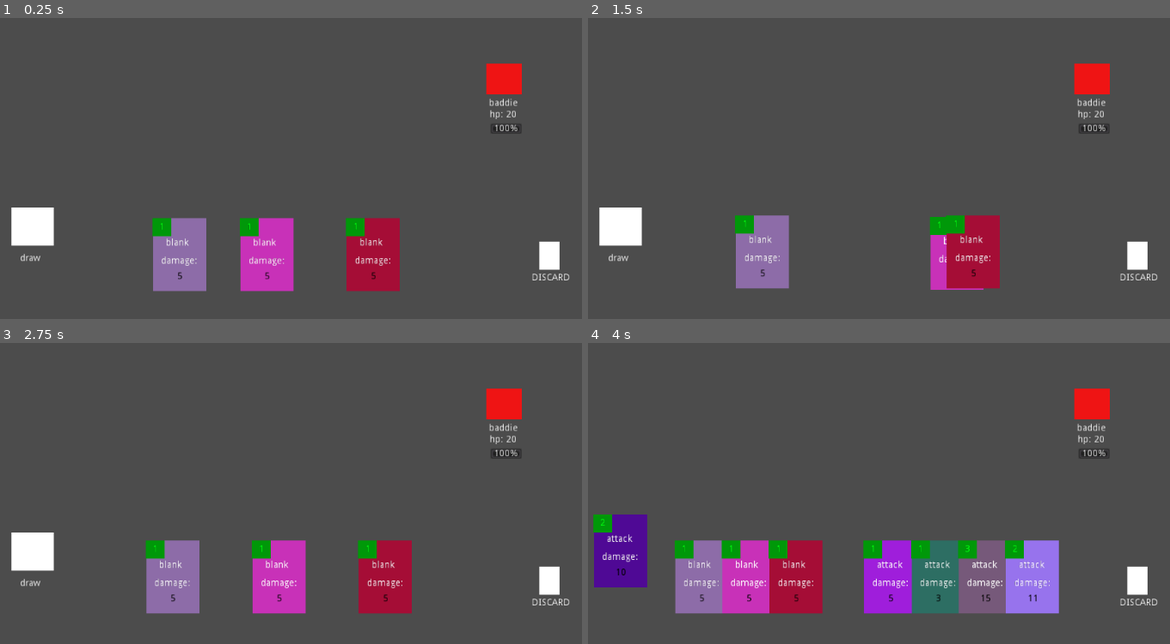
Above: before the commit, frames 1-4 (two rows, left to right).
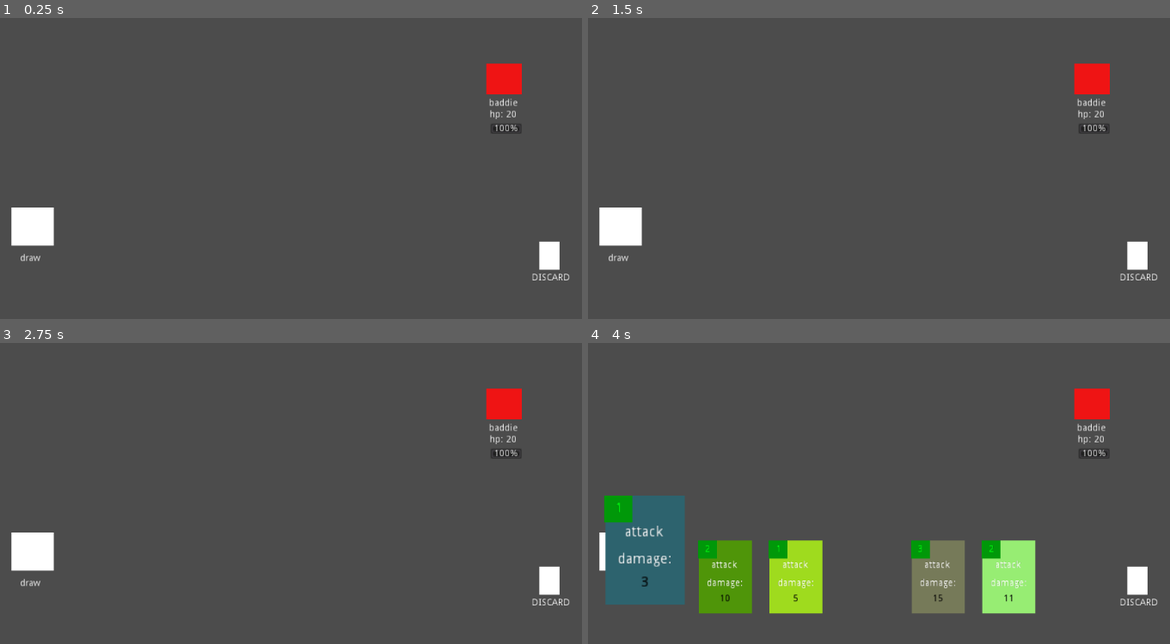
Above: after the commit, the same moments.

Repository: dam13n/dof
Game: Godot game, scene res://world.tscn
The game is run twice, just before and just after one commit, with the same random seed, the same clock (stepped at 60 frames per second) and the same inputs.
Inputs (mouse positions are in pixels of both pictures, inside the frame that each line leads up to):
- Up to frame 1 (0.25 s): no input
- Up to frame 2 (1.5 s): drag from (762, 252) to (1135, 255) at 0.52 s; drag from (867, 252) to (1135, 255) at 1.27 s
- Up to frame 3 (2.75 s): move the mouse to (384, 577) at 2.02 s; click (384, 577) at 2.17 s
- Up to frame 4 (4 s): tap Enter at 2.75 s; drag from (622, 550) to (1094, 403) at 2.77 s; drag from (844, 577) to (622, 550) at 3.52 s

The runs differ from the first frame. In frame 1, 6.8% of the frame differs, in the area x 26-69%, y 66-91%; in frame 2, 5.2%; in frame 3, 6.8%; in frame 4, 19%, in the area x 0-81%, y 50-91%.

Commit message:
Card/Hand cleanup

Diff:
--- a/card.gd
+++ b/card.gd
@@ -1,6 +1,7 @@
 extends KinematicBody2D
 
 var is_hovering = false
+var is_scaled_up = false
 var pos = Vector2()
 var grabbed = false
 var local_mouse_pos = Vector2()
@@ -20,20 +21,27 @@
 	connect("mouse_entered", self, "_mouse_over", [true])
 	connect("mouse_exited",  self, "_mouse_over", [false])
 #	print(get_viewport().get_size())
-	$CardName.text = card_name
-	$Cost.text = str(cost)
-	$Damage.text = str(damage)
+	$Display/CardName.text = card_name
+	$Display/Cost.text = str(cost)
+	$Display/Damage.text = str(damage)
 	var redness = rand_range(0,1)
 	var blueness = rand_range(0,1)
 	var greenness = rand_range(0,1)
-	$Background.color = Color(redness, blueness, greenness, 1)
+	$Display/Background.color = Color(redness, greenness, blueness, 1)
 
 
 func _mouse_over(over):
 	if over == true:
 		is_hovering = true
+		$Display.apply_scale(Vector2(1.5,1.5))
+		is_scaled_up = true
+		$Display.z_index = 10
 	else:
 		is_hovering = false
+		if is_scaled_up == true:
+			$Display.apply_scale(Vector2(0.66666,0.66666))
+			is_scaled_up = false
+			$Display.z_index = 1
 
 
 func _input(event):
@@ -53,6 +61,10 @@
 		_move_by_mouse()
 
 func reset_position():
+	if is_scaled_up == true:
+		$Display.apply_scale(Vector2(0.66666,0.66666))
+		is_scaled_up = false
+		$Display.z_index = 1
 	move_to_destination = true
 
 func _physics_process(delta):
--- a/card.tscn
+++ b/card.tscn
@@ -1,11 +1,6 @@
 [gd_scene load_steps=4 format=2]
 
 [ext_resource path="res://card.gd" type="Script" id=1]
-
-[sub_resource type="RectangleShape2D" id=1]
-
-custom_solver_bias = 0.0
-extents = Vector2( 40.0082, 54.8255 )
 
 [sub_resource type="StyleBoxFlat" id=2]
 
@@ -35,6 +30,11 @@
 anti_aliasing = true
 anti_aliasing_size = 1
 
+[sub_resource type="RectangleShape2D" id=1]
+
+custom_solver_bias = 0.0
+extents = Vector2( 40.0082, 54.8255 )
+
 [node name="Card" type="KinematicBody2D" index="0"]
 
 self_modulate = Color( 1, 1, 1, 0 )
@@ -47,7 +47,11 @@
 script = ExtResource( 1 )
 _sections_unfolded = [ "Collision", "Pickable", "Transform", "Visibility", "Z Index", "collision" ]
 
-[node name="Background" type="ColorRect" parent="." index="0"]
+[node name="Display" type="Node2D" parent="." index="0"]
+
+_sections_unfolded = [ "Transform" ]
+
+[node name="Background" type="ColorRect" parent="Display" index="0"]
 
 anchor_left = 0.0
 anchor_top = 0.0
@@ -65,14 +69,7 @@
 color = Color( 0, 0, 0, 1 )
 _sections_unfolded = [ "Anchor", "Focus", "Mouse", "Rect", "Visibility" ]
 
-[node name="CollisionShape2D" type="CollisionShape2D" parent="." index="1"]
-
-visible = false
-position = Vector2( 3.05154, -2.12785 )
-shape = SubResource( 1 )
-_sections_unfolded = [ "Material", "Transform", "Visibility" ]
-
-[node name="CardName" type="Label" parent="." index="2"]
+[node name="CardName" type="Label" parent="Display" index="1"]
 
 anchor_left = 0.0
 anchor_top = 0.0
@@ -94,7 +91,7 @@
 max_lines_visible = -1
 _sections_unfolded = [ "Visibility", "custom_colors" ]
 
-[node name="DamageLabel" type="Label" parent="." index="3"]
+[node name="DamageLabel" type="Label" parent="Display" index="2"]
 
 anchor_left = 0.0
 anchor_top = 0.0
@@ -113,7 +110,7 @@
 lines_skipped = 0
 max_lines_visible = -1
 
-[node name="Cost" type="Label" parent="." index="4"]
+[node name="Cost" type="Label" parent="Display" index="3"]
 
 self_modulate = Color( 0, 1, 0.0625, 1 )
 anchor_left = 0.0
@@ -138,16 +135,16 @@
 max_lines_visible = -1
 _sections_unfolded = [ "Visibility", "custom_styles" ]
 
-[node name="Damage" type="Label" parent="." index="5"]
+[node name="Damage" type="Label" parent="Display" index="4"]
 
 self_modulate = Color( 0, 0, 0, 1 )
 anchor_left = 0.0
 anchor_top = 0.0
 anchor_right = 0.0
 anchor_bottom = 0.0
-margin_left = -16.0
+margin_left = -17.0
 margin_top = 23.0
-margin_right = 24.0
+margin_right = 23.0
 margin_bottom = 37.0
 rect_pivot_offset = Vector2( 0, 0 )
 mouse_filter = 2
@@ -161,3 +158,10 @@
 lines_skipped = 0
 max_lines_visible = -1
 _sections_unfolded = [ "Size Flags", "Visibility" ]
+
+[node name="CollisionShape2D" type="CollisionShape2D" parent="." index="1"]
+
+visible = false
+position = Vector2( 3.05154, -2.12785 )
+shape = SubResource( 1 )
+_sections_unfolded = [ "Material", "Transform", "Visibility" ]
--- a/hand.tscn
+++ b/hand.tscn
@@ -1,9 +1,8 @@
-[gd_scene load_steps=3 format=2]
+[gd_scene load_steps=2 format=2]
 
 [ext_resource path="res://hand.gd" type="Script" id=1]
-[ext_resource path="res://card.tscn" type="PackedScene" id=2]
 
-[node name="Hand" type="HBoxContainer" index="0"]
+[node name="Hand" type="HBoxContainer"]
 
 anchor_left = 0.0
 anchor_top = 0.0
@@ -21,18 +20,3 @@
 alignment = 1
 script = ExtResource( 1 )
 _sections_unfolded = [ "Grow Direction", "Mouse", "Rect", "Size Flags", "Visibility" ]
-
-[node name="Card2" parent="." index="0" instance=ExtResource( 2 )]
-
-self_modulate = Color( 1, 1, 1, 1 )
-show_behind_parent = true
-position = Vector2( 317.062, 63.1515 )
-
-[node name="Card3" parent="." index="1" instance=ExtResource( 2 )]
-
-self_modulate = Color( 1, 1, 1, 1 )
-position = Vector2( 37.7701, 65.6036 )
-
-[node name="Card" parent="." index="2" instance=ExtResource( 2 )]
-
-position = Vector2( 195.879, 59.8752 )
